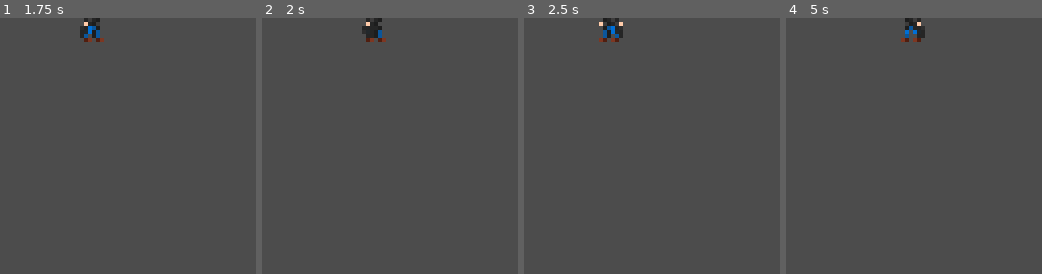
Above: before the commit, frames 1-4 (left to right).
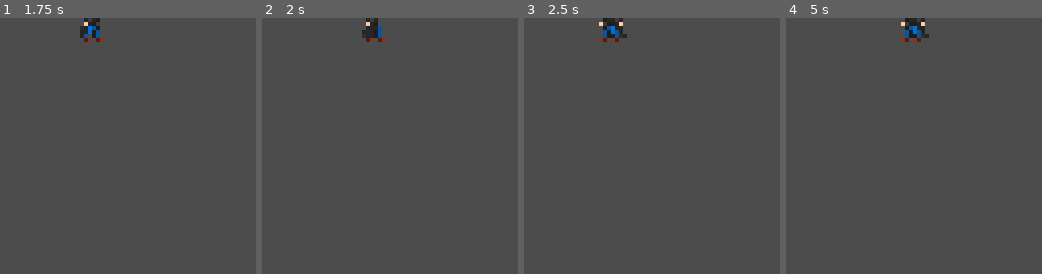
Above: after the commit, the same moments.

Repository: RegressionWorks/lowrezjam19entry
Game: Godot game, scene res://scenes/player/Player.tscn
Two runs of this game, one before a commit and one after it. Both use one fixed random seed, a clock stepped at 60 frames per second and the inputs below. The project has no main scene, so this scene is started directly.
Inputs:
- Up to frame 1 (1.75 s): hold Right (ui_right) from 0.53 s (still down)
- Up to frame 2 (2 s): keep holding Right (ui_right)
- Up to frame 3 (2.5 s): release Right (ui_right) at 2.03 s; hold Left (ui_left) from 2.03 s (still down)
- Up to frame 4 (5 s): release Left (ui_left) at 2.78 s; hold Right (ui_right) 2.78-4.28 s; hold Left (ui_left) from 4.28 s (still down)

Frame 1 is identical in both runs. In frame 2, 0.1% of the frame differs, in the area x 39-47%, y 0-8%; in frame 3, 0.1%; in frame 4, 0.3%, in the area x 44-56%, y 0-8%.

Commit message:
Add files via upload

Diff:
--- a/project/scenes/player/Player.tscn
+++ b/project/scenes/player/Player.tscn
@@ -1,15 +1,33 @@
-[gd_scene load_steps=5 format=2]
+[gd_scene load_steps=11 format=2]
 
 [ext_resource path="res://scenes/player/Player.gd" type="Script" id=1]
-[ext_resource path="res://assets/player_idle.png" type="Texture" id=2]
+[ext_resource path="res://assets/sprites/player.png" type="Texture" id=2]
 
 [sub_resource type="RectangleShape2D" id=1]
 extents = Vector2( 6, 6 )
 
+[sub_resource type="Animation" id=4]
+resource_name = "fall"
+length = 0.35
+loop = true
+tracks/0/type = "value"
+tracks/0/path = NodePath(".:frame")
+tracks/0/interp = 1
+tracks/0/loop_wrap = true
+tracks/0/imported = false
+tracks/0/enabled = true
+tracks/0/keys = {
+"times": PoolRealArray( 0, 0.1, 0.2, 0.3 ),
+"transitions": PoolRealArray( 1, 1, 1, 1 ),
+"update": 1,
+"values": [ 36, 37, 38, 39 ]
+}
+
 [sub_resource type="Animation" id=2]
 resource_name = "idle"
-length = 1.3
+length = 1.25
 loop = true
+step = 0.05
 tracks/0/type = "value"
 tracks/0/path = NodePath(".:frame")
 tracks/0/interp = 1
@@ -23,6 +41,88 @@
 "values": [ 0, 1, 2, 3, 4, 5, 6, 7, 8, 9, 10, 11, 12 ]
 }
 
+[sub_resource type="Animation" id=5]
+resource_name = "jump"
+length = 0.65
+tracks/0/type = "value"
+tracks/0/path = NodePath(".:frame")
+tracks/0/interp = 1
+tracks/0/loop_wrap = true
+tracks/0/imported = false
+tracks/0/enabled = true
+tracks/0/keys = {
+"times": PoolRealArray( 0, 0.1, 0.2, 0.3, 0.4, 0.5, 0.6 ),
+"transitions": PoolRealArray( 1, 1, 1, 1, 1, 1, 1 ),
+"update": 1,
+"values": [ 29, 30, 31, 32, 33, 34, 35 ]
+}
+
+[sub_resource type="Animation" id=6]
+resource_name = "land"
+length = 0.65
+tracks/0/type = "value"
+tracks/0/path = NodePath(".:frame")
+tracks/0/interp = 1
+tracks/0/loop_wrap = true
+tracks/0/imported = false
+tracks/0/enabled = true
+tracks/0/keys = {
+"times": PoolRealArray( 0, 0.1, 0.2, 0.3, 0.4, 0.5, 0.6 ),
+"transitions": PoolRealArray( 1, 1, 1, 1, 1, 1, 1 ),
+"update": 1,
+"values": [ 40, 41, 42, 43, 44, 45, 46 ]
+}
+
+[sub_resource type="Animation" id=7]
+resource_name = "run"
+length = 0.8
+loop = true
+tracks/0/type = "value"
+tracks/0/path = NodePath(".:frame")
+tracks/0/interp = 1
+tracks/0/loop_wrap = true
+tracks/0/imported = false
+tracks/0/enabled = true
+tracks/0/keys = {
+"times": PoolRealArray( 0, 0.1, 0.2, 0.3, 0.4, 0.5, 0.6, 0.7 ),
+"transitions": PoolRealArray( 1, 1, 1, 1, 1, 1, 1, 1 ),
+"update": 1,
+"values": [ 21, 22, 23, 24, 25, 26, 27, 28 ]
+}
+
+[sub_resource type="Animation" id=8]
+resource_name = "shoot"
+length = 0.55
+tracks/0/type = "value"
+tracks/0/path = NodePath(".:frame")
+tracks/0/interp = 1
+tracks/0/loop_wrap = true
+tracks/0/imported = false
+tracks/0/enabled = true
+tracks/0/keys = {
+"times": PoolRealArray( 0, 0.1, 0.2, 0.3, 0.4, 0.5 ),
+"transitions": PoolRealArray( 1, 1, 1, 1, 1, 1 ),
+"update": 1,
+"values": [ 47, 48, 49, 50, 51, 52 ]
+}
+
+[sub_resource type="Animation" id=3]
+resource_name = "turn"
+length = 0.5
+step = 0.05
+tracks/0/type = "value"
+tracks/0/path = NodePath(".:frame")
+tracks/0/interp = 1
+tracks/0/loop_wrap = true
+tracks/0/imported = false
+tracks/0/enabled = true
+tracks/0/keys = {
+"times": PoolRealArray( 0, 0.05, 0.15, 0.2, 0.25, 0.35, 0.4, 0.45 ),
+"transitions": PoolRealArray( 1, 1, 1, 1, 1, 1, 1, 1 ),
+"update": 1,
+"values": [ 13, 14, 15, 16, 17, 18, 19, 20 ]
+}
+
 [node name="Player" type="KinematicBody2D"]
 script = ExtResource( 1 )
 
@@ -31,11 +131,17 @@
 
 [node name="Sprite" type="Sprite" parent="."]
 texture = ExtResource( 2 )
-hframes = 13
-frame = 8
+hframes = 53
+frame = 52
 
 [node name="AnimationPlayer" type="AnimationPlayer" parent="Sprite"]
 autoplay = "idle"
+anims/fall = SubResource( 4 )
 anims/idle = SubResource( 2 )
+anims/jump = SubResource( 5 )
+anims/land = SubResource( 6 )
+anims/run = SubResource( 7 )
+anims/shoot = SubResource( 8 )
+anims/turn = SubResource( 3 )
 
 [node name="Tween" type="Tween" parent="Sprite"]
Binary file added: project/assets/sprites/player.png
Not shown, added: project/assets/sprites/player.png.import
